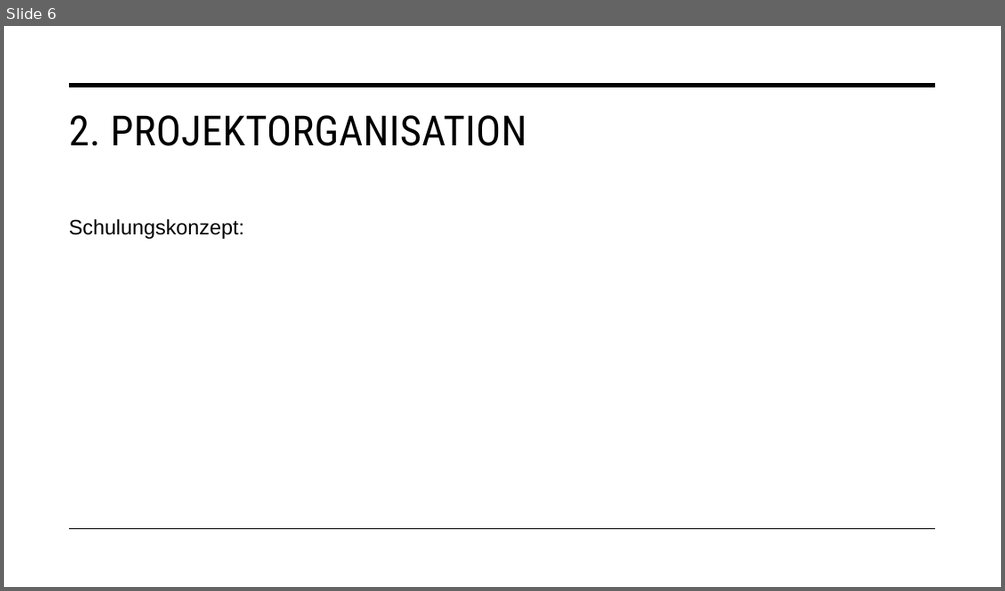
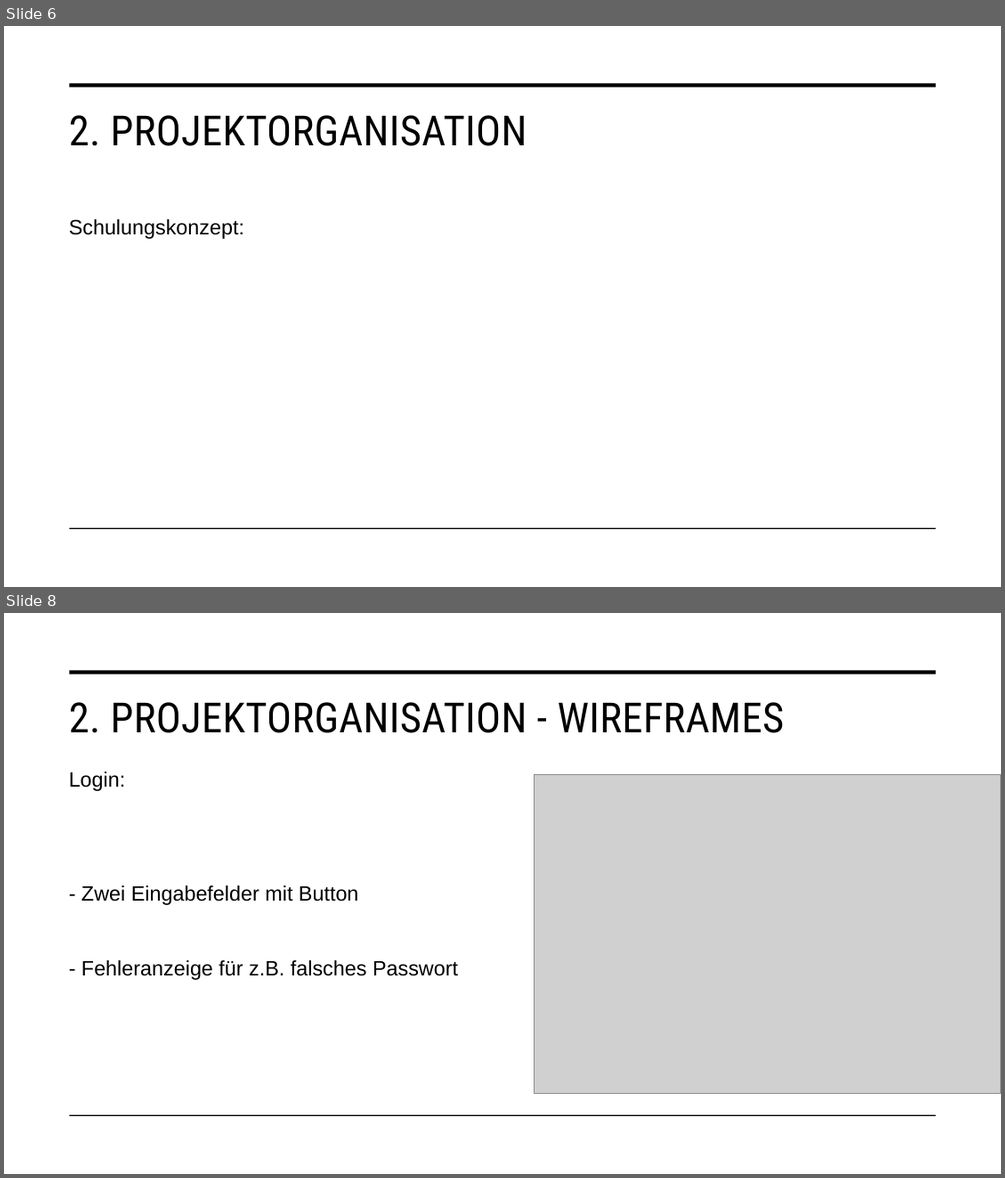
Before and after one commit to malu254/Eifrige-Otter-PM, a slide deck: Abgabe/Dokumentation/Präsentation.pptx. Shown one above the other, each under a label of ours: slide 6 before the commit, slides 6 and 8 after it; the slides between them are not shown. The pictures are 1005x591 and 1005x1178 pixels, drawn with LibreOffice and Linux fonts; fonts in the diff are those of the drawing; grey boxes stand for pictures. Boxes give left, top, right and bottom in pixels: in the first picture for what was removed or moved away, otherwise in the second. Text is boxed around its words. In the diff, an @@ line names an element or a change of style, - is before the commit and + after.

```diff
--- a/Abgabe/Dokumentation/Präsentation.pptx
+++ b/Abgabe/Dokumentation/Präsentation.pptx
@@ slide 8 added at <box>4,613,1001,1174</box>, background #FFFFFF; not listed: 2 template elements that a slide beside it also shows @@
@@ title added at <box>69,702,785,733</box>, 40 pt, text #000000 @@
+2. PROJEKTORGANISATION - WIREFRAMES
@@ text added at <box>69,771,458,980</box>, 20 pt, text #000000 @@
+Login:
+- Zwei Eingabefelder mit Button
+- Fehleranzeige für z.B. falsches Passwort
@@ picture added at <box>534,775,1001,1094</box> @@
```
Also in this commit, not shown: 4 slides changed, 9 other slides added, 9 other files.
